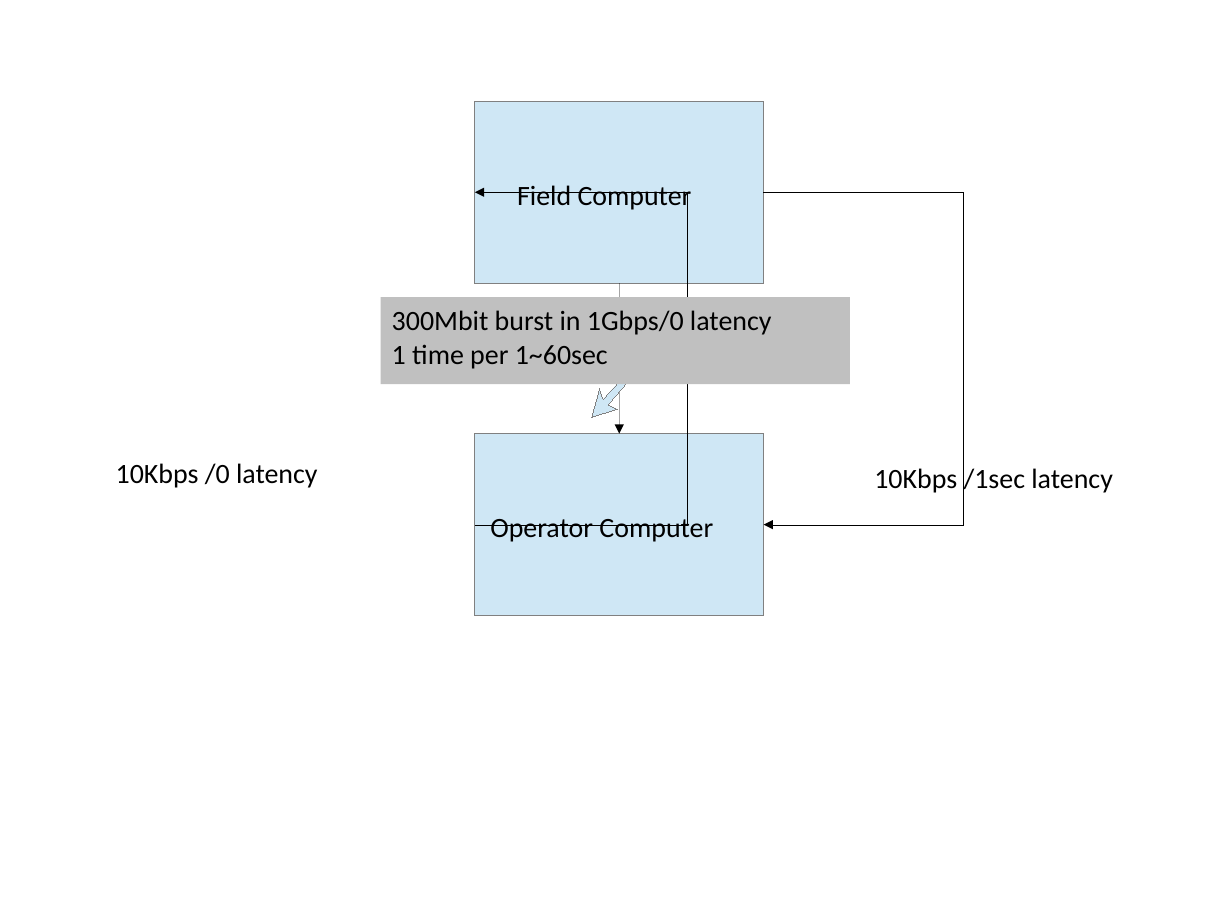
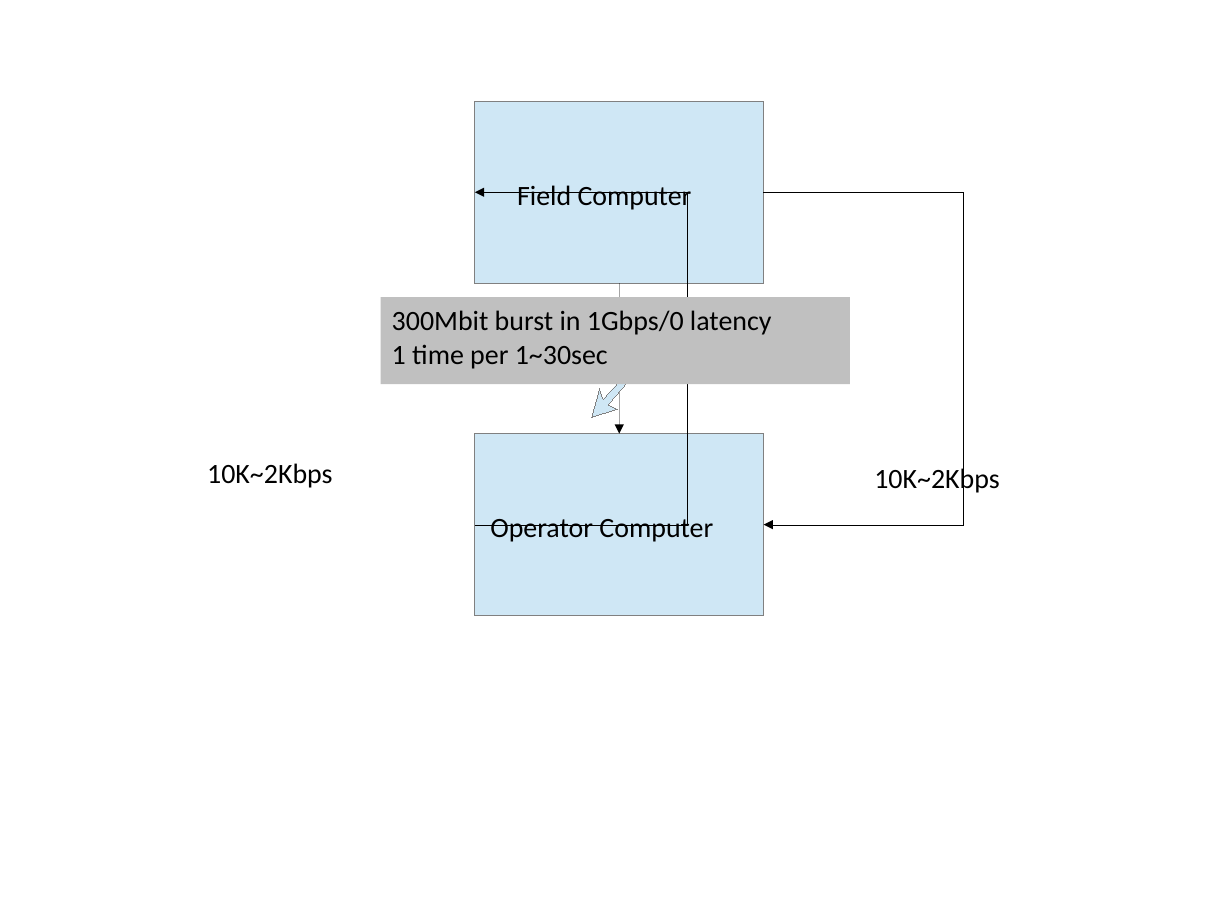
Before and after one commit to jsk-ros-pkg/jsk_demos, a slide deck: slide 2 of jsk_2015_06_hrp_drc/drc_network/images/network.odp. Drawn at 1232x924 pixels with LibreOffice and Linux fonts; fonts in the diff are those of the drawing. Boxes give left, top, right and bottom in pixels: in the first picture for what was removed or moved away, otherwise in the second. Text is boxed around its words. In the diff, an @@ line names an element or a change of style, - is before the commit and + after.

```diff
--- a/jsk_2015_06_hrp_drc/drc_network/images/network.odp
+++ b/jsk_2015_06_hrp_drc/drc_network/images/network.odp
@@ text in rectangle at box(392, 344, 608, 369): text changed @@
-1 time per 1~60sec
+1 time per 1~30sec
@@ text removed at box(116, 463, 318, 488) @@
-10Kbps /0 latency
@@ text added at box(207, 463, 332, 488), 18 pt, text #000000 @@
+10K~2Kbps
@@ text removed at box(874, 468, 1113, 493) @@
-10Kbps /1sec latency
@@ text added at box(874, 465, 999, 495), 18 pt, text #000000 @@
+10K~2Kbps
```
Also in this commit, not shown: 1 other slide changed, 3 other files.
